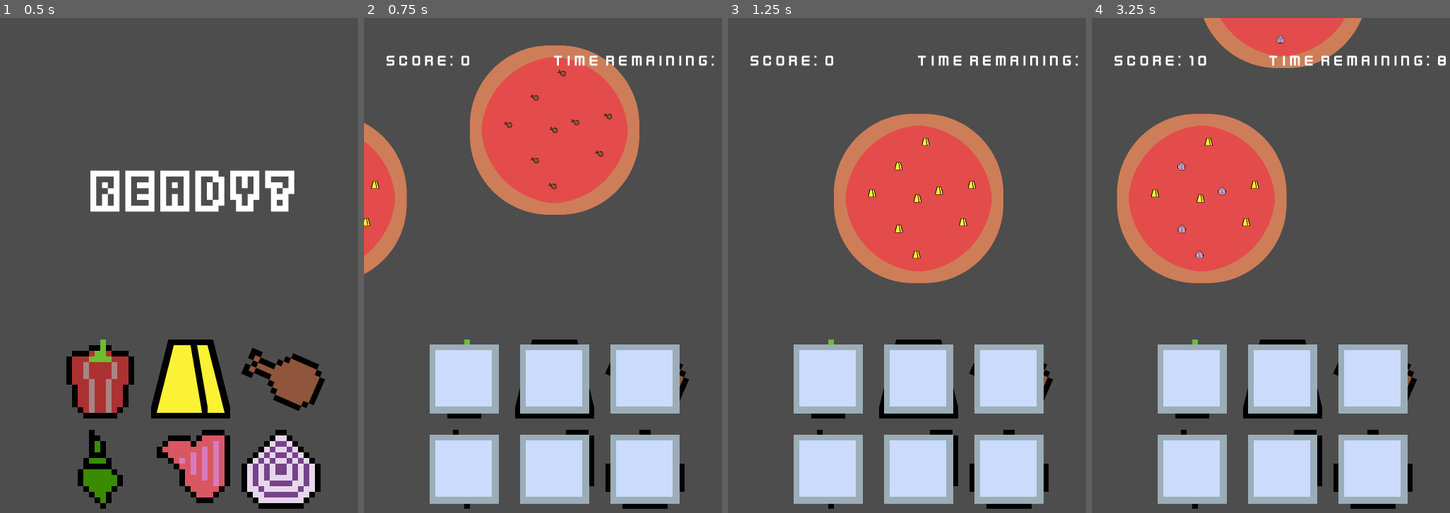
Above: before the commit, frames 1-4 (left to right).
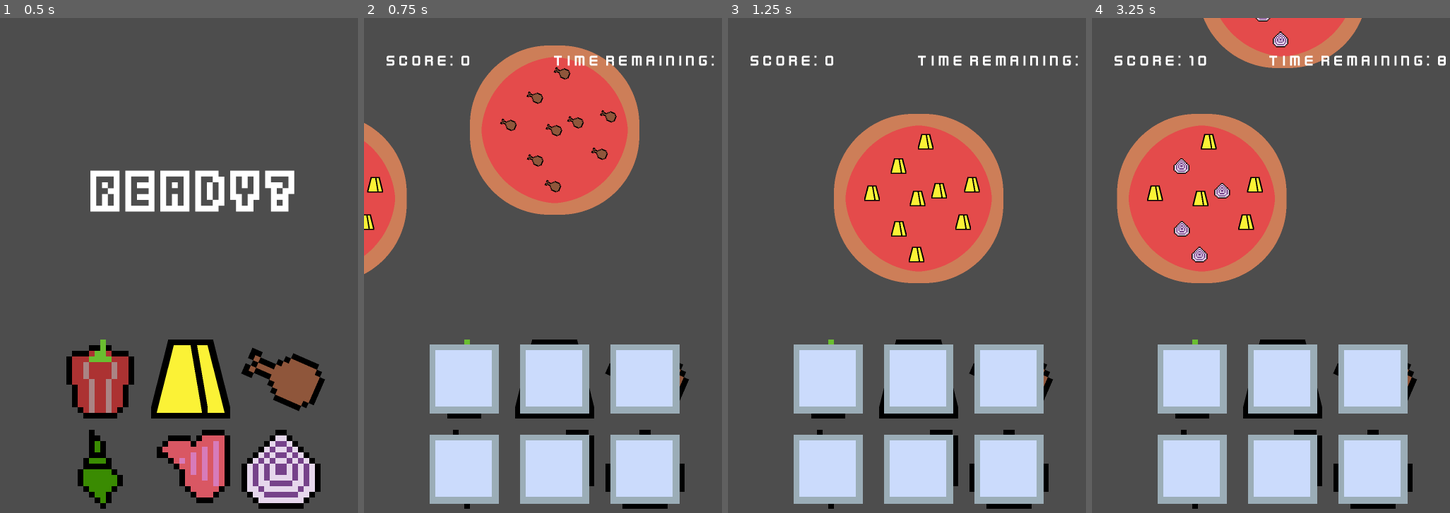
Above: after the commit, the same moments.

Repository: msanatan/EasyPizza
Game: Godot game, scene res://levels/main/game.tscn
Two runs of this game, one before a commit and one after it. Both use one fixed random seed, a clock stepped at 60 frames per second and the inputs below.
Inputs (mouse positions are in pixels of both pictures, inside the frame that each line leads up to):
- Up to frame 1 (0.5 s): no input
- Up to frame 2 (0.75 s): tap Enter at 0.5 s; move the mouse to (464, 379) at 0.52 s; click (464, 379) at 0.6 s
- Up to frame 3 (1.25 s): no input
- Up to frame 4 (3.25 s): move the mouse to (1281, 379) at 1.27 s; click (1281, 379) at 1.35 s; move the mouse to (1374, 379) at 2.02 s; click (1374, 379) at 2.1 s; tap Space at 2.75 s; move the mouse to (1192, 468) at 2.77 s; click (1192, 468) at 2.85 s

Frame 1 is identical in both runs. In frame 2, 0.8% of the frame differs, in the area x 0-71%, y 9-43%; in frame 3, 1.0%; in frame 4, 1.1%, in the area x 15-55%, y 0-50%.

Commit message:
Make the toppings larger
OK, this is perfect

Diff:
--- a/pizza/pizza.tscn
+++ b/pizza/pizza.tscn
@@ -51,47 +51,47 @@
 
 [node name="Topping01" type="Sprite2D" parent="Toppings"]
 position = Vector2(-3, 0)
-scale = Vector2(0.1, 0.1)
+scale = Vector2(0.2, 0.2)
 texture = ExtResource("3_r6iwl")
 
 [node name="Topping02" type="Sprite2D" parent="Toppings"]
 position = Vector2(-6, 159)
-scale = Vector2(0.1, 0.1)
+scale = Vector2(0.2, 0.2)
 texture = ExtResource("3_r6iwl")
 
 [node name="Topping03" type="Sprite2D" parent="Toppings"]
 position = Vector2(151, -39)
-scale = Vector2(0.1, 0.1)
+scale = Vector2(0.2, 0.2)
 texture = ExtResource("3_r6iwl")
 
 [node name="Topping04" type="Sprite2D" parent="Toppings"]
 position = Vector2(58, -22)
-scale = Vector2(0.1, 0.1)
+scale = Vector2(0.2, 0.2)
 texture = ExtResource("3_r6iwl")
 
 [node name="Topping05" type="Sprite2D" parent="Toppings"]
 position = Vector2(126, 67)
-scale = Vector2(0.1, 0.1)
+scale = Vector2(0.2, 0.2)
 texture = ExtResource("3_r6iwl")
 
 [node name="Topping06" type="Sprite2D" parent="Toppings"]
 position = Vector2(-56, 86)
-scale = Vector2(0.1, 0.1)
+scale = Vector2(0.2, 0.2)
 texture = ExtResource("3_r6iwl")
 
 [node name="Topping07" type="Sprite2D" parent="Toppings"]
 position = Vector2(20, -161)
-scale = Vector2(0.1, 0.1)
+scale = Vector2(0.2, 0.2)
 texture = ExtResource("3_r6iwl")
 
 [node name="Topping08" type="Sprite2D" parent="Toppings"]
 position = Vector2(-57, -92)
-scale = Vector2(0.1, 0.1)
+scale = Vector2(0.2, 0.2)
 texture = ExtResource("3_r6iwl")
 
 [node name="Topping09" type="Sprite2D" parent="Toppings"]
 position = Vector2(-132, -15)
-scale = Vector2(0.1, 0.1)
+scale = Vector2(0.2, 0.2)
 texture = ExtResource("3_r6iwl")
 
 [node name="AnimationPlayer" type="AnimationPlayer" parent="."]
